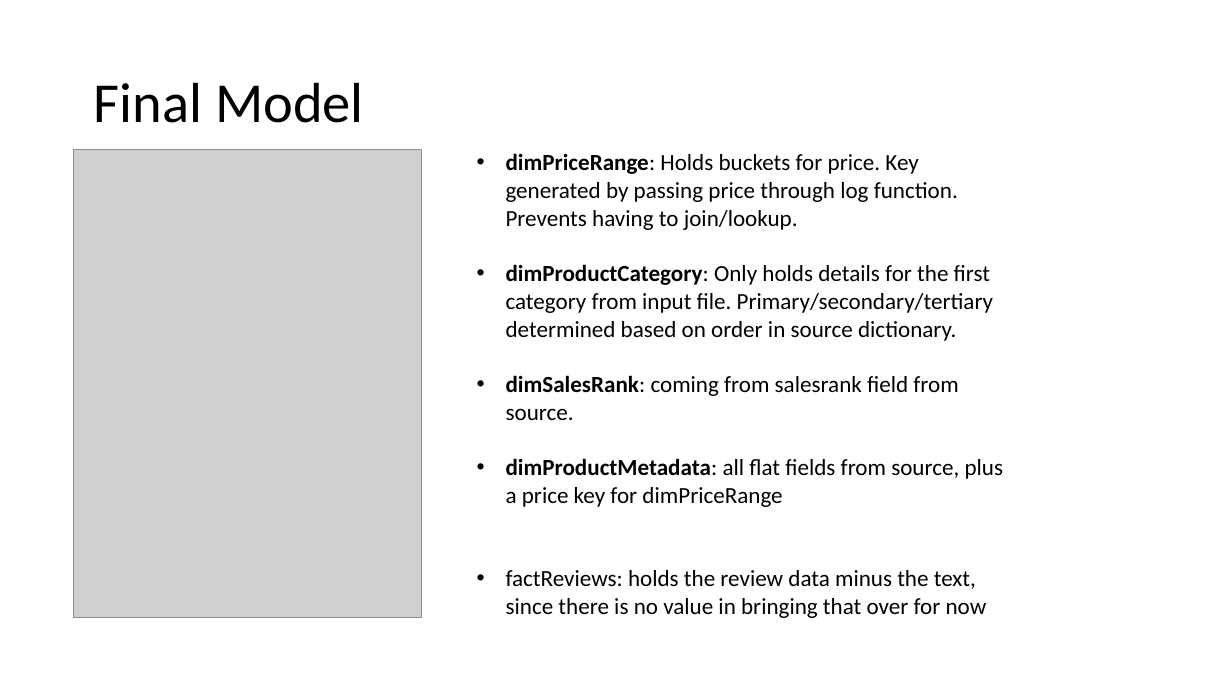
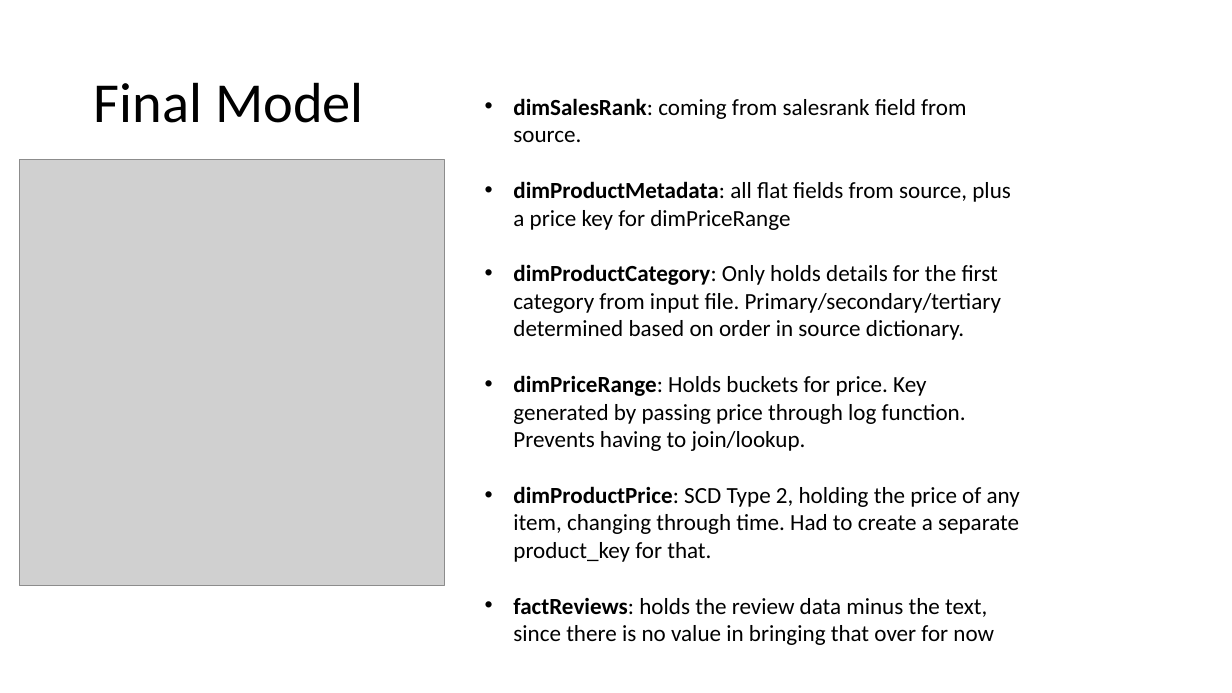
Before and after one commit to Xaintailles/JustEatAssignement, a slide deck: slide 5 of Presentation.pptx (slide 1 before the commit). Drawn at 1232x693 pixels with LibreOffice and Linux fonts; fonts in the diff are those of the drawing; grey boxes stand for pictures. Boxes give left, top, right and bottom in pixels: in the first picture for what was removed or moved away, otherwise in the second. Text is boxed around its words. In the diff, an @@ line names an element or a change of style, - is before the commit and + after.

Commit message:
final comit of the presentation and PBI model

```diff
--- a/Presentation.pptx
+++ b/Presentation.pptx
@@ text "dimSalesRank: coming from salesrank field ...": place and size @@
-text "dimSalesRank: coming from salesrank field ..." at [506, 153, 1004, 618]
+text "dimSalesRank: coming from salesrank field ..." at [513, 98, 1020, 645]
@@ picture: place and size @@
-picture at [74, 150, 421, 618]
+picture at [19, 160, 445, 586]
@@ text at [506, 153, 993, 341]: paragraphs removed @@
-• dimPriceRange: Holds buckets for price. Key generated by passing price through log function. Prevents having to join/lookup.
-• dimProductCategory: Only holds details for the first category from input file. Primary/secondary/tertiary determined based on order in source dictionary.
@@ text at [513, 264, 1020, 562]: paragraphs added @@
+• dimProductCategory: Only holds details for the first category from input file. Primary/secondary/tertiary determined based on order in source dictionary.
+• dimPriceRange: Holds buckets for price. Key generated by passing price through log function. Prevents having to join/lookup.
+• dimProductPrice: SCD Type 2, holding the price of any item, changing through time. Had to create a separate product_key for that.
@@ text at [513, 598, 994, 645]: bold on in "factReviews:" @@
```
Also in this commit, not shown: 7 slides added, 1 other file.
